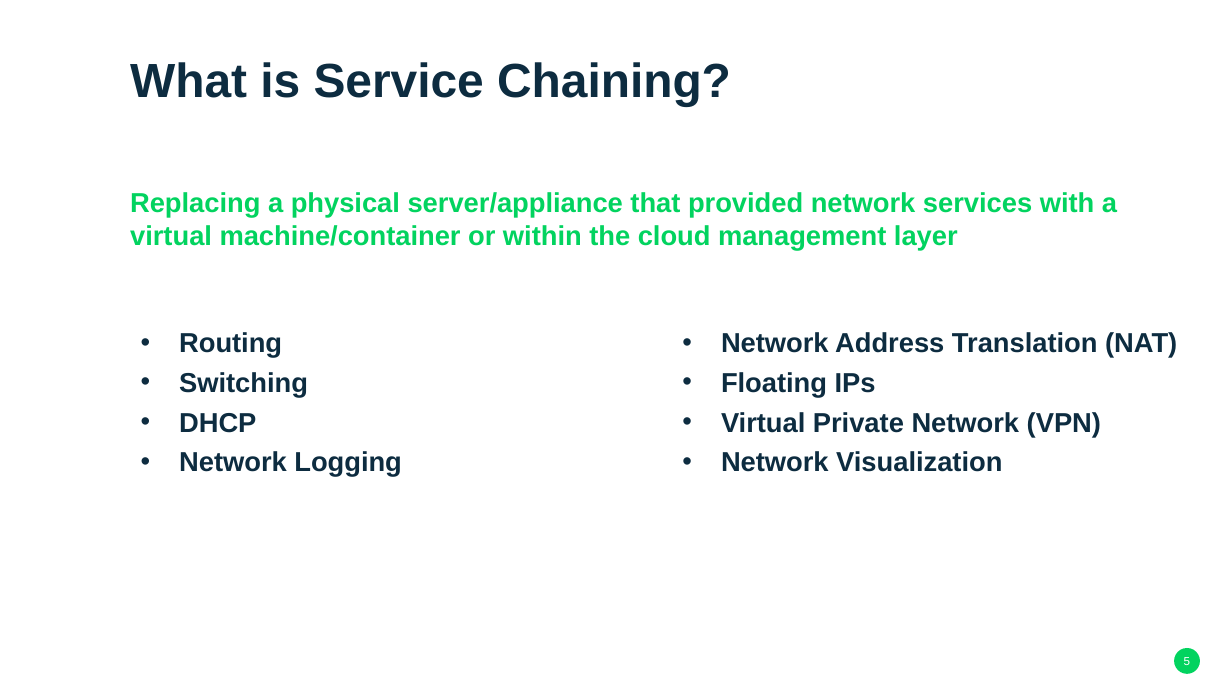
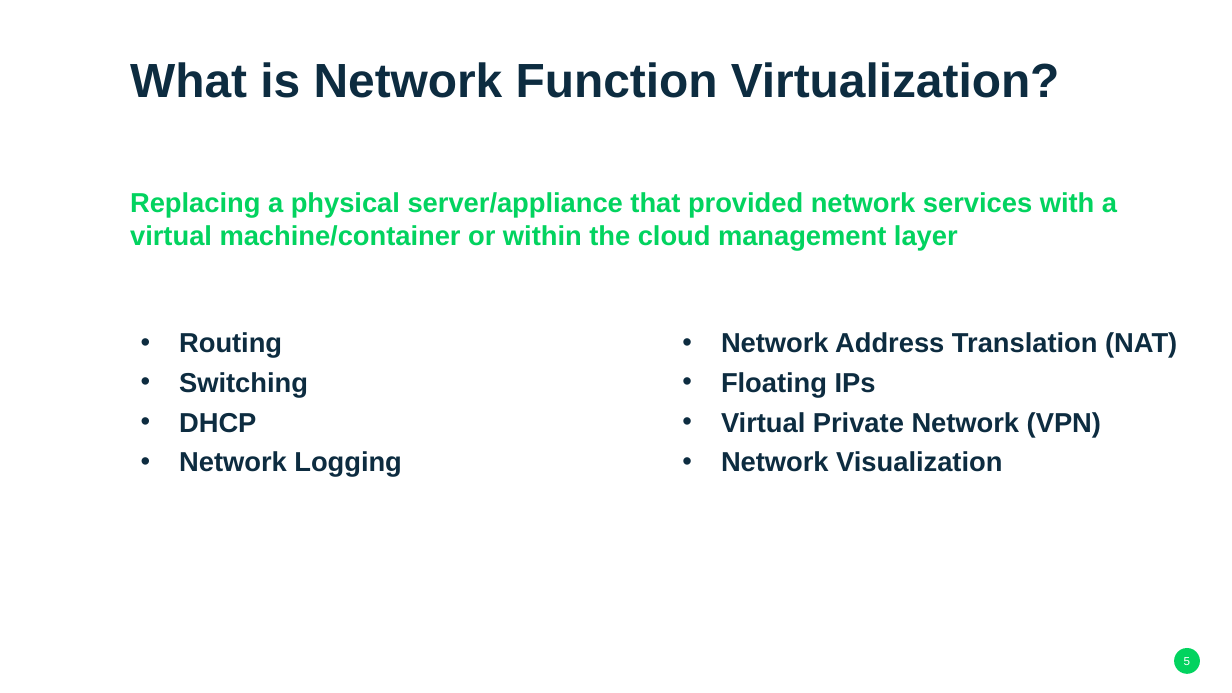
Before and after one commit to OpenStackSanDiego/SecurityServiceChains, a slide deck: slide 5 of Virtualized Security Functions - SUSE Format.pptx. Drawn at 1232x693 pixels with LibreOffice and Linux fonts; fonts in the diff are those of the drawing; background and template pictures are left out. Boxes give left, top, right and bottom in pixels: in the first picture for what was removed or moved away, otherwise in the second. Text is boxed around its words. In the diff, an @@ line names an element or a change of style, - is before the commit and + after.

```diff
--- a/Virtualized Security Functions - SUSE Format.pptx
+++ b/Virtualized Security Functions - SUSE Format.pptx
@@ title at box(130, 62, 1060, 98): text changed @@
-What is Service Chaining?
+What is Network Function Virtualization?
```
Also in this commit, not shown: 3 other slides changed.
